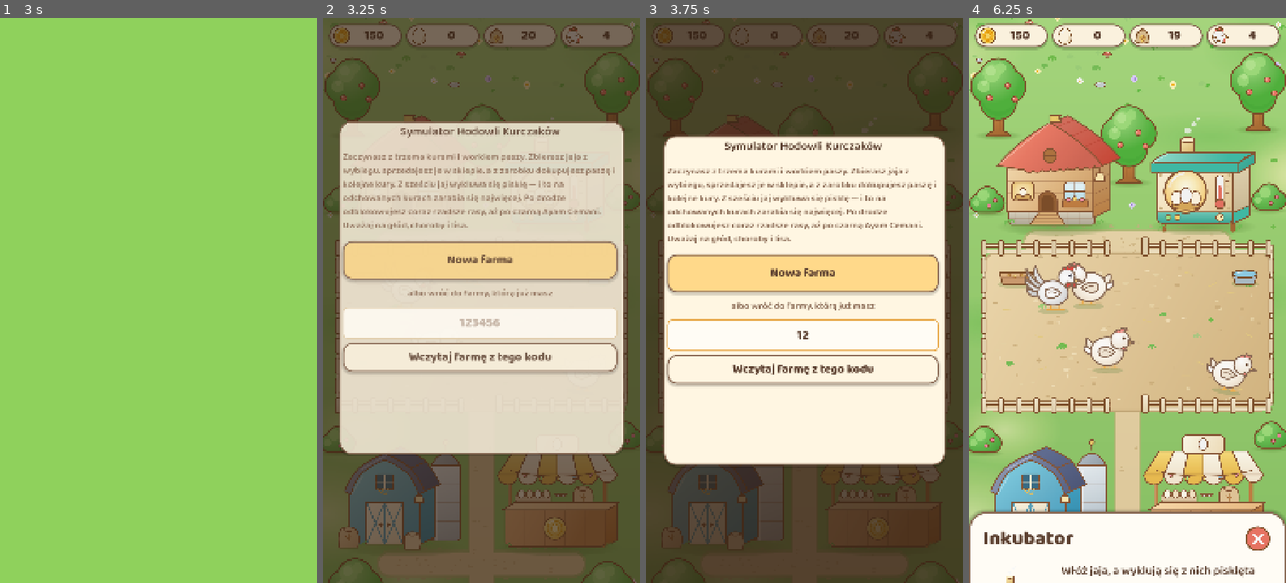
Above: before the commit, frames 1-4 (left to right).
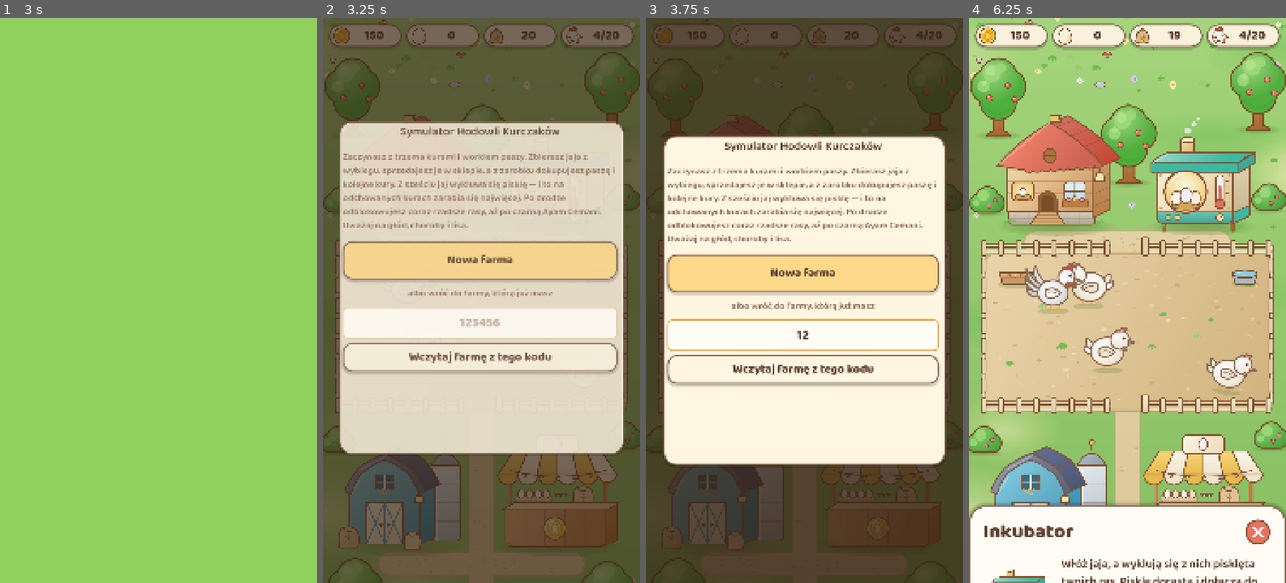
Above: after the commit, the same moments.

Repository: sodorn/kury
Game: Godot game, scene res://tests/smoke_ui.tscn
Same seed, same stepped clock (60 frames per second), same inputs: the game is played once before the commit and once after it. This scene is started directly instead of the project's main scene.
Inputs (mouse positions are in pixels of both pictures, inside the frame that each line leads up to):
- Up to frame 1 (3 s): tap Enter at 0.5, 2 s; move the mouse to (228, 272) at 0.52 s; click (228, 272) at 0.67 s; tap Space at 1.25, 2.75 s; move the mouse to (95, 328) at 1.27 s; click (95, 328) at 1.42 s; move the mouse to (190, 176) at 2.02 s; click (190, 176) at 2.17 s; move the mouse to (142, 413) at 2.77 s; click (142, 413) at 2.92 s
- Up to frame 2 (3.25 s): no input
- Up to frame 3 (3.75 s): click (804, 334) at 3.52 s; type "12" at 3.6 s
- Up to frame 4 (6.25 s): click "Zaczynamy!" at 4.25 s; move the mouse to (1054, 170) at 5.02 s; click (1054, 170) at 5.17 s; move the mouse to (1200, 176) at 5.77 s; click (1200, 176) at 5.92 s

Frame 1 is identical in both runs. In frame 2, less than 0.1% of the frame differs, in the area x 85-94%, y 2-4%; in frame 3, less than 0.1%; in frame 4, 4.4%, in the area x 0-100%, y 2-100%.

Commit message:
Wersja 10.1: plot zawraca lisa, widoczny limit kurnika, chwytliwy suwak
Obrona przed lisem:
- plot, pies i swiatla nie wydluzaja juz przerwy miedzy wizytami, tylko
  losuja przy kazdym podejsciu, czy lis w ogole wejdzie: 90% / 97% / 99%
- plot za 600 zl z mnoznikiem 1,7 byl w grze niezauwazalny
- zawrocony lis zglasza sie napisem, zeby bylo widac, za co sie zaplacilo
- pelnej nietykalnosci nie ma: gorny prog to 99%, pilnuje tego test

Pelny kurnik:
- licznik w gornym pasku pokazuje 37/40, pomaranczowy przy dwoch wolnych
  miejscach i czerwony przy zerze
- inkubator odmawia przyjecia jaj, gdy pisklę nie ma gdzie wyjsc; wolne
  miejsce liczy sie razem z jajami w inkubatorze i pisklętami na odchowie
- wyszarzony przycisk mowi, ze brakuje miejsca, a nie jaj
- pisklęta nigdy nie przepadaly, tylko czekaly bez slowa wyjasnienia;
  zachowanie zostaje, doszla informacja

Przewijanie:
- panele dostaly tor i gruby suwak zamiast domyslnego wlosa Godota, ktorego
  nie dalo sie zlapac palcem

Model: wygrana po 12,8 h. Testy: 832 asercje jednostkowe OK, test dymny OK.

Co-Authored-By: Claude Opus 5 <noreply@anthropic.com>
Claude-Session: https://claude.ai/code/session_01CjTjcWSUi8hfc7jxPFWk6D

Diff:
--- a/core/model/farm_state.gd
+++ b/core/model/farm_state.gd
@@ -282,7 +282,9 @@
 	var fox: Dictionary = GameData.balance().get("fox", {})
 	var low := float(fox.get("min_hours", 2.0)) * 3600.0
 	var high := float(fox.get("max_hours", 5.0)) * 3600.0
-	fox_timer = randf_range(low, maxf(low, high)) * fox_interval_multiplier()
+	# Przerwa miedzy podejsciami lisa nie zalezy od obrony — obrona rozstrzyga
+	# sie dopiero przy samej zagrodzie, w `fox_block_chance`.
+	fox_timer = randf_range(low, maxf(low, high))
 
 
 # --- budynki ------------------------------------------------------------
@@ -350,6 +352,18 @@
 	return coop_occupied() + extra <= coop_capacity()
 
 
+## Ptaki, ktore sa juz w drodze: jaja w inkubatorze i pisklęta na odchowie.
+## Kazde z nich bedzie chcialo miejsca w kurniku.
+func coop_reserved() -> int:
+	return chicks.size() + incubating.size()
+
+
+## Ile jeszcze ptakow zmiesci sie w kurniku, liczac to, co juz w drodze.
+## Moze wyjsc zero albo mniej, gdy gracz zdazyl dokupic kury.
+func coop_free() -> int:
+	return coop_capacity() - coop_occupied() - coop_reserved()
+
+
 ## Worek paszy: rozmiar i cena przy obecnym poziomie magazynu.
 func feed_pack() -> Dictionary:
 	var economy: Dictionary = GameData.balance().get("economy", {})
@@ -361,6 +375,8 @@
 
 
 ## Ile razy rzadziej przychodzi lis dzieki plotowi albo psu.
-func fox_interval_multiplier() -> float:
+## Szansa, ze obrona zawroci lisa od zagrody, zanim ten w ogole wejdzie.
+## Losowana przy kazdym podejsciu, wiec nawet pelna obrona kiedys przepusci.
+func fox_block_chance() -> float:
 	var upgrade := current_building_upgrade("guard")
-	return maxf(1.0, float(upgrade.get("fox_multiplier", 1.0)))
+	return clampf(float(upgrade.get("block_chance", 0.0)), 0.0, 0.99)
--- a/core/simulation.gd
+++ b/core/simulation.gd
@@ -33,6 +33,7 @@
 		"got_sick": 0,
 		"fox_took": 0,
 		"fox_arrived": 0,
+		"fox_blocked": 0,
 		"rotted": 0,
 	}
 	var remaining := maxf(delta, 0.0)
@@ -231,6 +232,14 @@
 	if state.chickens.size() < int(fox.get("min_hens", 5)):
 		return
 
+	# Plot, pies i nocne swiatla nie odwlekaja wizyty — po prostu zawracaja
+	# lisa od zagrody. Losujemy przy KAZDYM podejsciu, wiec nawet najlepsza
+	# obrona kiedys przepusci. Wczesniej obrona rozciagala przerwe miedzy
+	# wizytami, co przy cenie 600 zl bylo za malo odczuwalne.
+	if randf() < state.fox_block_chance():
+		out["fox_blocked"] = int(out["fox_blocked"]) + 1
+		return
+
 	var share := randf_range(float(fox.get("min_share", 0.2)), float(fox.get("max_share", 0.9)))
 	state.fox_pending = clampi(int(round(state.chickens.size() * share)), 1, state.chickens.size() - 1)
 	if offline:
--- a/data/balance.json
+++ b/data/balance.json
@@ -164,18 +164,18 @@
 			]
 		},
 		"guard": {
-			"_opis": "Obrona przed lisem: mnoznik przerwy miedzy wizytami. Dziala takze pod nieobecnosc gracza.",
+			"_opis": "block_chance to szansa, ze obrona zawroci lisa przy samej zagrodzie. Losuje sie przy kazdym podejsciu, wiec nawet pelna obrona kiedys przepusci. Wczesniej obrona rozciagala przerwe miedzy wizytami i przy cenie 600 zl bylo to praktycznie niewidoczne dla gracza. Gorny prog to 0.99 — `fox_block_chance` i tak przycina wyzsze wartosci, a przycisk w panelu pokazuje liczbe z pliku, wiec 0.995 wyswietlaloby klamliwe 100%.",
 			"upgrades": [
 				{
-					"fox_multiplier": 1.7,
+					"block_chance": 0.9,
 					"price": 600
 				},
 				{
-					"fox_multiplier": 3.0,
+					"block_chance": 0.97,
 					"price": 2500
 				},
 				{
-					"fox_multiplier": 5.0,
+					"block_chance": 0.99,
 					"price": 9000
 				}
 			]
--- a/data/strings.csv
+++ b/data/strings.csv
@@ -55,7 +55,7 @@
 PANEL_FOX_GUARD_DOG,pies podwórzowy
 PANEL_FOX_GUARD_PACK,"pies i nocne światła"
 PANEL_UPGRADE_COOP,"Rozbuduj kurnik do %d miejsc za %s"
-PANEL_UPGRADE_GUARD,"Postaw %s za %s — lis będzie przychodził %s razy rzadziej"
+PANEL_UPGRADE_GUARD,"Postaw %s za %s — lis odejdzie z niczym w %d%% podejść"
 PANEL_UPGRADE_STORAGE,"Większy magazyn za %s — worek %d kg po %s za kg"
 PANEL_FEED_PRICE,Cena paszy
 PANEL_FEED_PRICE_VALUE,"worek %d kg · %s/kg"
@@ -183,3 +183,9 @@
 PANEL_ROOSTER_SOLD,"Kogut rasy %s sprzedany za %s."
 PANEL_NO_ROOSTER,"Bez koguta tej rasy te kury nie zniosą ani jednego jajka."
 PANEL_FLOCK_LINE_NO_ROOSTER,"%d szt. · brak koguta, nie znoszą"
+PANEL_COOP_LEFT,Wolne miejsca w kurniku
+PANEL_COOP_LEFT_PENDING,"%d (w drodze: %d)"
+PANEL_INCUBATE_NO_ROOM,"%s — brak miejsca w kurniku"
+ALERT_COOP_FULL_TITLE,"Kurnik pełny"
+ALERT_COOP_FULL_BODY,"W kurniku nie ma już miejsca (%d ptaków). Pisklę nie miałoby gdzie wyjść, więc inkubator nie przyjmie jaj. Rozbuduj kurnik albo sprzedaj kilka sztuk."
+HINT_FOX_BLOCKED,"Lis powęszył przy zagrodzie i odszedł z niczym."
--- a/project.godot
+++ b/project.godot
@@ -11,7 +11,7 @@
 [application]
 
 config/name="Chicken Farm Simulator"
-config/version="10.0"
+config/version="10.1"
 run/main_scene="res://scenes/main/main.tscn"
 config/features=PackedStringArray("4.7", "GL Compatibility")
 config/icon="res://assets/icon.svg"
--- a/scenes/ui/hud/hud.gd
+++ b/scenes/ui/hud/hud.gd
@@ -26,7 +26,7 @@
 	_money.set_value(state.money)
 	_eggs.set_value(state.egg_count())
 	_feed.set_value(floor(state.feed))
-	_animals.set_value(state.hen_count())
+	_animals.set_value_of(state.coop_occupied(), state.coop_capacity())
 
 
 ## Odsuwa pasek od wyciecia na aparat / paska statusu telefonu.
--- a/scenes/ui/hud/resource_counter.gd
+++ b/scenes/ui/hud/resource_counter.gd
@@ -5,6 +5,11 @@
 @export var icon: Texture2D
 ## Licznik pieniedzy pokazuje kwote ze zlotowkami, reszta - zwykla liczbe.
 @export var is_money := false
+
+## Kolory licznika z limitem: ostrzegawczy tuz przed koncem miejsca i czerwony,
+## gdy miejsca juz nie ma.
+const NEARLY_FULL_COLOR := Color(0.82, 0.52, 0.16)
+const FULL_COLOR := Color(0.78, 0.20, 0.18)
 
 var _value := -1.0
 var _text := ""
@@ -19,6 +24,23 @@
 
 func set_value(value: float) -> void:
 	var text := NumberFormat.amount_only(value) if is_money else NumberFormat.grouped(int(value))
+	_set_text(value, text)
+
+
+## Licznik z gornym limitem, np. "37/40" przy kurach. Gdy robi sie ciasno,
+## liczba zmienia kolor — inaczej gracz dowiaduje sie o pelnym kurniku
+## dopiero po tym, jak pisklęta przestaja wychodzic z inkubatora.
+func set_value_of(value: int, limit: int) -> void:
+	_set_text(float(value), "%s/%s" % [NumberFormat.grouped(value), NumberFormat.grouped(limit)])
+	if value >= limit:
+		_label.add_theme_color_override("font_color", FULL_COLOR)
+	elif value >= limit - 2:
+		_label.add_theme_color_override("font_color", NEARLY_FULL_COLOR)
+	else:
+		_label.remove_theme_color_override("font_color")
+
+
+func _set_text(value: float, text: String) -> void:
 	if text == _text:
 		return
 	var animate := _value >= 0.0
--- a/scenes/ui/panels/building_panel.gd
+++ b/scenes/ui/panels/building_panel.gd
@@ -217,7 +217,7 @@
 				return tr("PANEL_UPGRADE_GUARD") % [
 					tr(_guard_name(Game.state.guard_level + 1)),
 					NumberFormat.money(float(upgrade.get("price", 0))),
-					NumberFormat.amount_only(float(upgrade.get("fox_multiplier", 1.0)))],
+					int(round(float(upgrade.get("block_chance", 0.0)) * 100.0))],
 			func() -> void: _on_upgrade("guard"),
 			func() -> bool: return not Game.state.next_building_upgrade("guard").is_empty())
 
@@ -279,6 +279,13 @@
 	_add_row("PANEL_INCUBATOR_SLOTS",
 			func() -> String: return "%d / %d" % [Game.state.incubating.size(), Game.incubator_slots()])
 	_add_row("PANEL_EGGS_STORED", func() -> String: return NumberFormat.grouped(Game.state.egg_count()))
+	# Pisklę nie wyjdzie z inkubatora, dopoki nie ma dla niego miejsca
+	# w kurniku, wiec wolne miejsca licza sie tu razem z tym, co juz w drodze.
+	_add_row("PANEL_COOP_LEFT", func() -> String:
+		var free := maxi(Game.state.coop_free(), 0)
+		if Game.state.coop_reserved() > 0:
+			return tr("PANEL_COOP_LEFT_PENDING") % [free, Game.state.coop_reserved()]
+		return str(free))
 
 	# Paski postepu: tyle, ile moze miec inkubator po pelnej rozbudowie —
 	# nadmiarowe same sie chowaja, wiec panel nie wymaga przebudowy po zakupie.
@@ -316,8 +323,13 @@
 		var breed_name: String = tr(breed.get("name", ""))
 		_add_action(false,
 				func() -> bool: return Game.can_incubate(breed_id),
-				func() -> String: return tr("PANEL_INCUBATE") % [
-					cost, breed_name, int(Game.state.eggs.get(breed_id, 0))],
+				func() -> String:
+					# Wyszarzony przycisk ma powiedziec, czego brakuje: jaj czy
+					# miejsca w kurniku. Samo "nie da sie" niczego nie tlumaczy.
+					if Game.incubation_blocked_by_coop(breed_id):
+						return tr("PANEL_INCUBATE_NO_ROOM") % breed_name
+					return tr("PANEL_INCUBATE") % [
+						cost, breed_name, int(Game.state.eggs.get(breed_id, 0))],
 				func() -> void: _on_incubate(breed_id),
 				func() -> bool: return Game.state.owns_breed(breed_id))
 
--- a/scenes/ui/theme/ui_theme.gd
+++ b/scenes/ui/theme/ui_theme.gd
@@ -9,6 +9,10 @@
 const GOLD := Color("FFD98A")
 const GOLD_DARK := Color("E8A94A")
 const GREEN := Color("A8DE8C")
+
+## Polowa szerokosci suwaka przewijania w pikselach widoku (1080 px szerokosci).
+## Caly pasek wychodzi dwa razy szerszy, czyli okolo 2,5 mm na telefonie.
+const SCROLLBAR_WIDTH := 26
 
 const FONT_BODY: Font = preload("res://assets/fonts/Baloo2-600.ttf")
 const FONT_TITLE: Font = preload("res://assets/fonts/Baloo2-800.ttf")
@@ -44,11 +48,40 @@
 
 	_apply_line_edit(theme)
 
+	_apply_scrollbar(theme)
+
 	theme.set_stylebox("background", "ProgressBar", _bar(Color("EFE3CC")))
 	theme.set_stylebox("fill", "ProgressBar", _bar(GOLD_DARK))
 	theme.set_color("font_color", "ProgressBar", INK)
 	theme.set_font_size("font_size", "ProgressBar", 28)
 	return theme
+
+
+## Pasek przewijania w panelach. Domyslny jest cienki jak wlos i na telefonie
+## nie da sie go zlapac palcem — przewijanie szlo wylacznie przeciaganiem
+## zawartosci, przez co latwo bylo przypadkiem nacisnac przycisk pod palcem.
+## Suwak ma wiec szerokosc kciuka i widoczny tor, zeby bylo w co celowac.
+static func _apply_scrollbar(theme: Theme) -> void:
+	var track := StyleBoxFlat.new()
+	track.bg_color = Color("EFE3CC")
+	track.set_corner_radius_all(SCROLLBAR_WIDTH / 2)
+	track.content_margin_left = SCROLLBAR_WIDTH
+	track.content_margin_right = SCROLLBAR_WIDTH
+
+	var grabber := StyleBoxFlat.new()
+	grabber.bg_color = Color("C9A57C")
+	grabber.set_corner_radius_all(SCROLLBAR_WIDTH / 2)
+	grabber.set_border_width_all(2)
+	grabber.border_color = Color(INK_SOFT, 0.45)
+
+	var grabber_pressed := grabber.duplicate() as StyleBoxFlat
+	grabber_pressed.bg_color = GOLD_DARK
+
+	for bar in ["VScrollBar", "HScrollBar"]:
+		theme.set_stylebox("scroll", bar, track)
+		theme.set_stylebox("grabber", bar, grabber)
+		theme.set_stylebox("grabber_highlight", bar, grabber_pressed)
+		theme.set_stylebox("grabber_pressed", bar, grabber_pressed)
 
 
 ## Pole tekstowe (wpisywanie kodu farmy). Bez tego Godot rysuje swoje
--- a/services/game.gd
+++ b/services/game.gd
@@ -132,6 +132,10 @@
 	if died_hunger > 0:
 		Events.notice.emit(tr("HINT_DIED_HUNGER") % died_hunger)
 		Events.resources_changed.emit()
+	# Zawrocony lis tez zasluguje na slowo — inaczej gracz nie widzi,
+	# za co zaplacil za plot.
+	if int(result["fox_blocked"]) > 0:
+		Events.notice.emit(tr("HINT_FOX_BLOCKED"))
 	var arrived := int(result["fox_arrived"])
 	if arrived > 0:
 		Events.fox_arrived.emit(state.fox_pending, state.fox_visit_left)
@@ -554,18 +558,31 @@
 
 ## Czy da sie wstawic jaja danej rasy do inkubatora. Potrzebne sa jaja
 ## wlasnie tej rasy — z jaj leghorna nie wyklu je sie cemani.
+## Wylegu nie wolno zaczynac, gdy pisklę nie bedzie mialo gdzie wyjsc.
+## Liczymy razem doroslego ptaka, jajo w inkubatorze i pisklę na odchowie —
+## inaczej dalo sie nabic kolejke, ktora stoi i czeka bez slowa wyjasnienia.
 func can_incubate(breed_id: String) -> bool:
 	return state.owns_breed(breed_id) \
 			and state.incubating.size() < incubator_slots() \
+			and state.coop_free() > 0 \
+			and int(state.eggs.get(breed_id, 0)) >= eggs_per_chick()
+
+
+## Czy wyleg blokuje wylacznie brak miejsca w kurniku. UI pyta o to, zeby
+## napisac na wyszarzonym przycisku, czego naprawde brakuje.
+func incubation_blocked_by_coop(breed_id: String) -> bool:
+	return state.coop_free() <= 0 \
+			and state.owns_breed(breed_id) \
+			and state.incubating.size() < incubator_slots() \
 			and int(state.eggs.get(breed_id, 0)) >= eggs_per_chick()
 
 
 func incubate(breed_id: String) -> bool:
 	if not can_incubate(breed_id):
-		return false
-	if not state.coop_has_room():
-		# Wstawic jaja mozna, ale warto uprzedzic, ze nie ma gdzie wypuscic.
-		Events.notice.emit(tr("HINT_COOP_FULL") % state.coop_capacity())
+		if incubation_blocked_by_coop(breed_id):
+			Events.alert.emit(tr("ALERT_COOP_FULL_TITLE"),
+					tr("ALERT_COOP_FULL_BODY") % state.coop_capacity())
+		return false
 	state.take_eggs(breed_id, eggs_per_chick())
 	state.incubating.append(EggBatch.create(breed_id, 1))
 	Events.resources_changed.emit()
--- a/tests/run_tests.gd
+++ b/tests/run_tests.gd
@@ -33,6 +33,7 @@
 	_test_win()
 	_test_offline_eggs()
 	_test_roosters()
+	_test_coop_limit()
 	_test_lay_fairness()
 	_test_time_gap()
 	_test_buildings()
@@ -633,15 +634,35 @@
 	_check(int(offline["fox_took"]) > 0, "offline lis zabiera od razu")
 	_check(int(offline["fox_arrived"]) == 0, "offline nie ma okna na reakcje")
 
-	# Obrona wydluza przerwy miedzy wizytami.
+	# Obrona zawraca lisa przy zagrodzie, zamiast odwlekac jego przyjscie.
 	var guarded := _fresh_state(hens, 100000.0)
-	_check(is_equal_approx(guarded.fox_interval_multiplier(), 1.0), "bez obrony mnoznik wynosi 1")
+	_check(is_equal_approx(guarded.fox_block_chance(), 0.0), "bez obrony nic nie zatrzymuje lisa")
 	guarded.guard_level = 1
-	_check(guarded.fox_interval_multiplier() > 1.0, "plot wydluza przerwe miedzy wizytami")
+	_check(guarded.fox_block_chance() > 0.8, "plot zawraca zdecydowana wiekszosc podejsc")
 	guarded.guard_level = 2
-	var with_dog := guarded.fox_interval_multiplier()
+	var with_dog := guarded.fox_block_chance()
 	guarded.guard_level = 1
-	_check(with_dog > guarded.fox_interval_multiplier(), "pies dziala lepiej niz sam plot")
+	_check(with_dog > guarded.fox_block_chance(), "pies dziala lepiej niz sam plot")
+	# Nawet pelna obrona musi czasem przepuscic — gra bez lisa to nie jest gra.
+	guarded.guard_level = 3
+	_check(guarded.fox_block_chance() < 1.0, "zadna obrona nie daje pelnej nietykalnosci")
+
+	# Plot w dzialaniu: przy stu podejsciach wiekszosc konczy sie zawroceniem,
+	# a bez plotu nie zawraca ani jedno.
+	var blocked := 0
+	var walked_in := 0
+	for i in 100:
+		var yard := _fresh_state(hens, 100000.0)
+		yard.guard_level = 1
+		yard.fox_timer = 0.5
+		var tally := Simulation.advance(yard, 1.0)
+		blocked += int(tally["fox_blocked"])
+		walked_in += int(tally["fox_arrived"])
+	_check(blocked > 70 and walked_in > 0,
+			"plot zawrocil %d na 100 podejsc, wszedl %d razy" % [blocked, walked_in])
+	var bare := _fresh_state(hens, 100000.0)
+	bare.fox_timer = 0.5
+	_check(int(Simulation.advance(bare, 1.0)["fox_blocked"]) == 0, "bez plotu nikt lisa nie zawraca")
 
 	# Male stado lis zostawia w spokoju.
 	var tiny := _fresh_state(["leghorn", "leghorn"], 100.0)
@@ -790,6 +811,44 @@
 
 
 ## Pod nieobecnosc gracza jaja omijaja wybieg i ida prosto do magazynu.
+## Pelny kurnik: inkubator ma odmowic, a nie przyjac jaja i zatrzymac pisklę
+## w kolejce bez slowa wyjasnienia.
+func _test_coop_limit() -> void:
+	Game.new_game()
+	Game.state.money = 1000000.0
+	var capacity := Game.state.coop_capacity()
+	while Game.state.coop_occupied() < capacity:
+		Game.state.chickens.append(Chicken.create("leghorn"))
+	Game.state.eggs["leghorn"] = 100
+	_check(Game.state.coop_free() == 0, "kurnik zapelniony do ostatniego miejsca")
+	_check(not Game.can_incubate("leghorn"), "pelny kurnik blokuje wkladanie jaj")
+	_check(Game.incubation_blocked_by_coop("leghorn"), "powodem jest wlasnie brak miejsca")
+	_check(not Game.incubate("leghorn"), "proba wylegu konczy sie odmowa")
+	_check(int(Game.state.eggs.get("leghorn", 0)) == 100, "odmowa nie zjada jaj")
+
+	# Jedno wolne miejsce wystarczy na jedna partie, ale nie na dwie.
+	Game.state.chickens.remove_at(0)
+	_check(Game.state.coop_free() == 1, "zwolnilo sie jedno miejsce")
+	_check(Game.incubate("leghorn"), "na wolne miejsce wyleg rusza")
+	_check(Game.state.coop_free() == 0, "partia w inkubatorze rezerwuje to miejsce")
+	_check(not Game.can_incubate("leghorn"), "druga partia nie ma juz gdzie wyjsc")
+
+	# Pisklę i tak nie przepada: czeka, az miejsce sie znajdzie.
+	var waiting := _fresh_state(["leghorn"], 1000.0)
+	waiting.coop_level = 0
+	while waiting.coop_occupied() < waiting.coop_capacity():
+		waiting.chickens.append(Chicken.create("leghorn"))
+	var chick := Chick.create("leghorn")
+	chick.grown = chick.total_seconds()
+	waiting.chicks.append(chick)
+	Simulation.advance(waiting, 60.0)
+	_check(waiting.chicks.size() == 1, "pisklę czeka na miejsce, nie znika")
+	waiting.chickens.remove_at(0)
+	Simulation.advance(waiting, 2.0)
+	_check(waiting.chicks.is_empty(), "po zwolnieniu miejsca pisklę wchodzi do kurnika")
+	Game.new_game()
+
+
 ## Kogut: warunek znoszenia, osobny towar w sklepie i migracja starych zapisow.
 func _test_roosters() -> void:
 	var seconds := float(GameData.breed("leghorn").get("egg_seconds", 0.0))
@@ -981,9 +1040,10 @@
 	_check(not Game.state.coop_has_room(), "pelny kurnik nie ma miejsca")
 	_check(not Game.buy_hen("leghorn"), "do pelnego kurnika nie kupisz kury")
 
-	# Inkubator wolno nabic, ale podrosniete pisklę czeka na miejsce.
+	# Przy pelnym kurniku inkubator odmawia — od wersji 10.1, zeby gracz nie
+	# wkladal jaj, ktore i tak nie maja dokad sie wykluc.
 	Game.state.eggs = {"leghorn": Game.eggs_per_chick()}
-	_check(Game.can_incubate("leghorn"), "jaja mozna wstawic mimo pelnego kurnika")
+	_check(not Game.can_incubate("leghorn"), "pelny kurnik blokuje wkladanie jaj")
 	var waiting := Chick.create("leghorn")
 	waiting.grown = waiting.total_seconds()
 	Game.state.chicks.append(waiting)
@@ -1012,9 +1072,9 @@
 			"do magazynu trafia worek w nowym rozmiarze")
 
 	# Obrona przed lisem.
-	_check(is_equal_approx(Game.state.fox_interval_multiplier(), 1.0), "na starcie brak obrony")
+	_check(is_equal_approx(Game.state.fox_block_chance(), 0.0), "na starcie brak obrony")
 	_check(Game.upgrade_building("guard"), "plot da sie postawic")
-	_check(Game.state.fox_interval_multiplier() > 1.0, "plot wydluza przerwy miedzy wizytami")
+	_check(Game.state.fox_block_chance() > 0.8, "plot zawraca lisa od zagrody")
 
 	# Bez pieniedzy nie ma rozbudowy.
 	Game.state.money = 0.0
Binary file changed: data/strings.pl.translation
Not shown, changed: PROJECT_STATE.md
